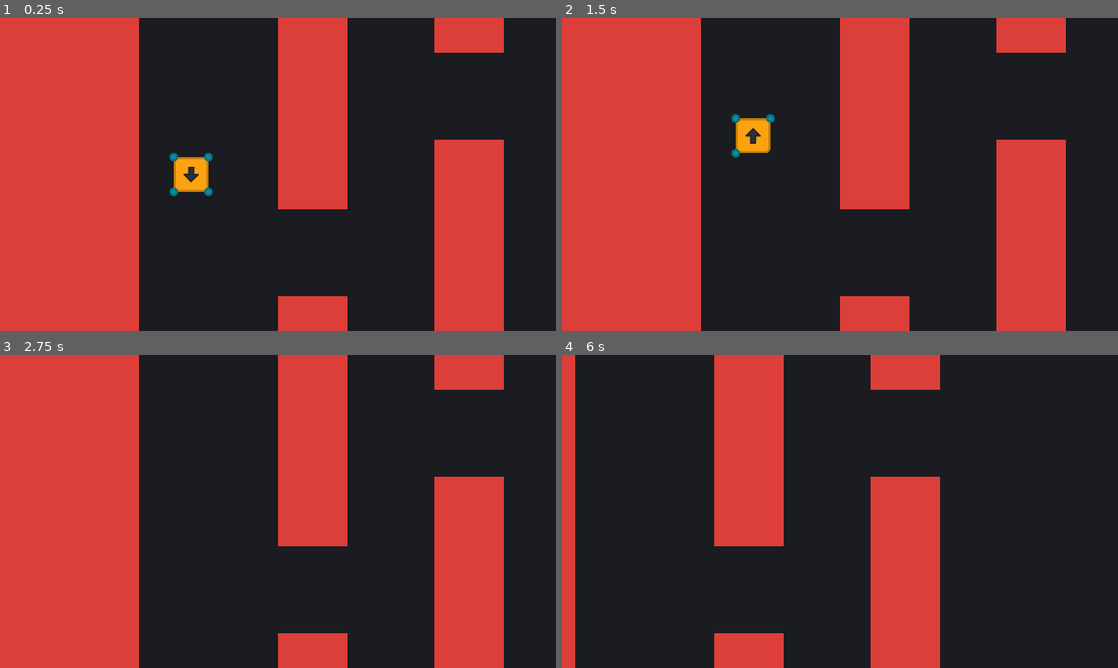
Above: before the commit, frames 1-4 (two rows, left to right).
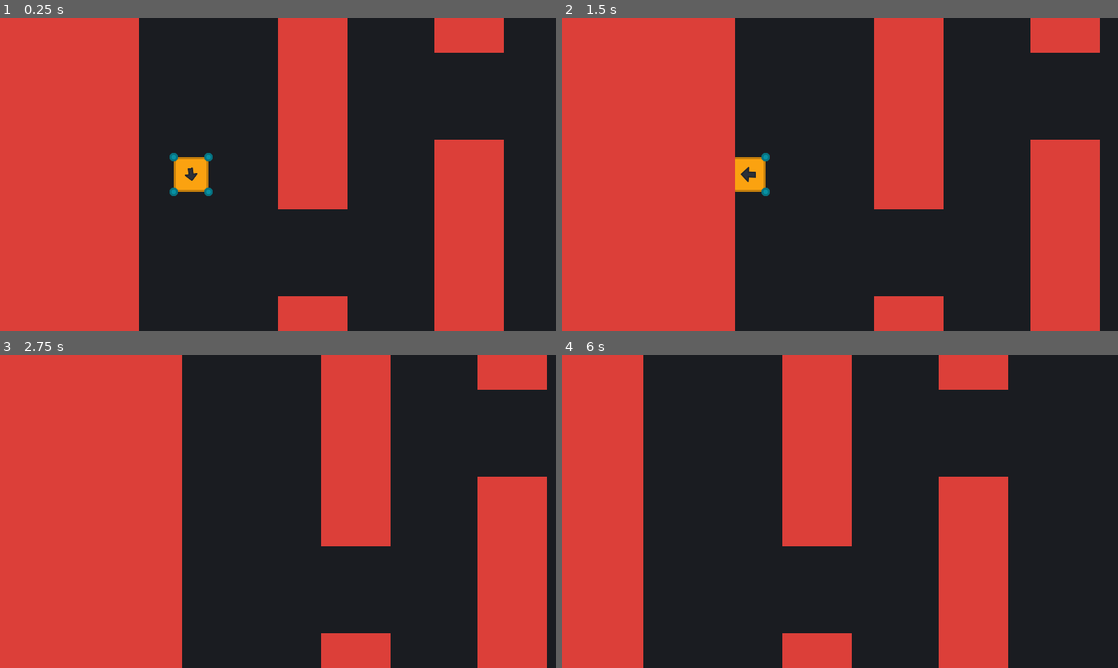
Above: after the commit, the same moments.

Repository: Kangrew/BYOG_2021
Game: Godot game, scene res://scenes/GameScene.tscn
The game is run twice, just before and just after one commit, with the same random seed, the same clock (stepped at 60 frames per second) and the same inputs.
Inputs:
- Up to frame 1 (0.25 s): no input
- Up to frame 2 (1.5 s): tap Enter at 0.5 s; hold Space (push) 0.53-1.28 s; tap Space (push) at 1.35 s
- Up to frame 3 (2.75 s): hold Space (push) from 2.03 s (still down)
- Up to frame 4 (6 s): tap Enter at 2.75, 5 s; release Space (push) at 2.78 s; tap Space (push) at 2.85, 3.5, 4.35, 5.85 s; hold Space (push) 3.53-4.28 s; hold Space (push) 5.03-5.78 s

The runs differ from the first frame. In frame 1, less than 0.1% of the frame differs, in the area x 33-36%, y 47-53%; in frame 2, 25%; in frame 3, 30%; in frame 4, 48%, in the area x 2-81%, y 0-100%.

Commit message:
adjusted player values to slow gameplay

Diff:
--- a/scenes/prefab_Player.tscn
+++ b/scenes/prefab_Player.tscn
@@ -13,6 +13,7 @@
 scale = Vector2( 0.9375, 0.9375 )
 texture = ExtResource( 2 )
 script = ExtResource( 3 )
+arrow_rot_duration = 1.0
 
 [node name="Arrow" type="Sprite" parent="."]
 self_modulate = Color( 0.176471, 0.192157, 0.223529, 1 )
@@ -47,4 +48,6 @@
 position = Vector2( 128, 0 )
 texture = ExtResource( 4 )
 
+[node name="CPUParticles2D" type="CPUParticles2D" parent="."]
+
 [connection signal="body_shape_entered" from="Area2D" to="." method="_on_Area2D_body_shape_entered"]
